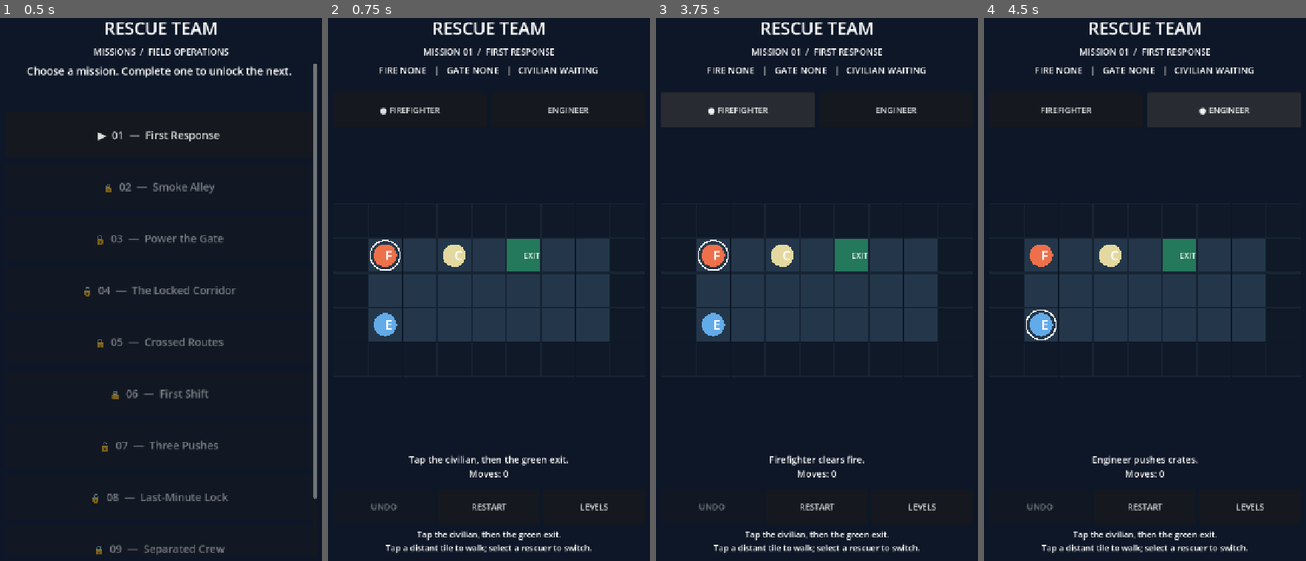
Above: before the commit, frames 1-4 (left to right).
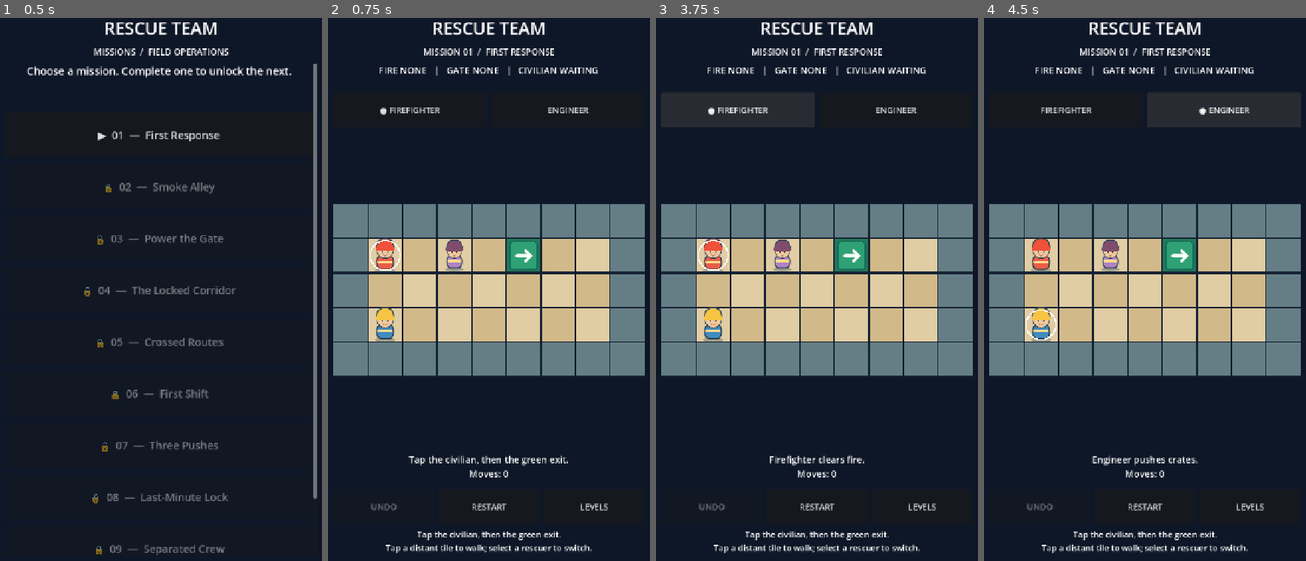
Above: after the commit, the same moments.

Repository: spider-su/rescue-team
Game: Godot game, scene res://scenes/main.tscn
Two runs of this game, one before a commit and one after it. Both use one fixed random seed, a clock stepped at 60 frames per second and the inputs below.
Inputs:
- Up to frame 1 (0.5 s): no input
- Up to frame 2 (0.75 s): click "▶ 01 — First Response" at 0.5 s
- Up to frame 3 (3.75 s): click "RESTART" at 1.25 s; click "RESTART" at 2 s; click "RESTART" at 2.75 s; click "● FIREFIGHTER" at 3.5 s
- Up to frame 4 (4.5 s): click "ENGINEER" at 4.25 s

Frame 1 is identical in both runs. In frame 2, 28% of the frame differs, in the area x 1-99%, y 34-66%; in frame 3, 28%; in frame 4, 28%.

Commit message:
feat(ui): draw original illustrated rescue crew and interactive objects

Diff:
--- /dev/null
+++ b/assets/characters/civilian.svg
@@ -0,0 +1 @@
+<svg xmlns="http://www.w3.org/2000/svg" width="96" height="96" viewBox="0 0 96 96"><ellipse cx="48" cy="86" rx="26" ry="6" fill="#133548" opacity=".3"/><rect x="27" y="48" width="42" height="35" rx="13" fill="#ae83c4" stroke="#293c4e" stroke-width="3"/><path d="M29 64h38" stroke="#ffd98d" stroke-width="6"/><circle cx="48" cy="34" r="21" fill="#f1c99e" stroke="#304455" stroke-width="2"/><path d="M26 29Q27 5 48 5T70 29Z" fill="#814c6c" stroke="#33465a" stroke-width="3"/><rect x="24" y="27" width="48" height="9" rx="4" fill="#814c6c"/><circle cx="41" cy="38" r="2" fill="#2c3645"/><circle cx="55" cy="38" r="2" fill="#2c3645"/><path d="M43 46Q48 50 53 46" fill="none" stroke="#986a63" stroke-width="2"/></svg>
--- /dev/null
+++ b/assets/characters/engineer.svg
@@ -0,0 +1 @@
+<svg xmlns="http://www.w3.org/2000/svg" width="96" height="96" viewBox="0 0 96 96"><ellipse cx="48" cy="86" rx="26" ry="6" fill="#133548" opacity=".3"/><rect x="27" y="48" width="42" height="35" rx="13" fill="#428bbe" stroke="#293c4e" stroke-width="3"/><path d="M29 64h38" stroke="#ffd98d" stroke-width="6"/><circle cx="48" cy="34" r="21" fill="#f1c99e" stroke="#304455" stroke-width="2"/><path d="M26 29Q27 5 48 5T70 29Z" fill="#f6c444" stroke="#33465a" stroke-width="3"/><rect x="24" y="27" width="48" height="9" rx="4" fill="#f6c444"/><circle cx="41" cy="38" r="2" fill="#2c3645"/><circle cx="55" cy="38" r="2" fill="#2c3645"/><path d="M43 46Q48 50 53 46" fill="none" stroke="#986a63" stroke-width="2"/></svg>
--- /dev/null
+++ b/assets/characters/firefighter.svg
@@ -0,0 +1 @@
+<svg xmlns="http://www.w3.org/2000/svg" width="96" height="96" viewBox="0 0 96 96"><ellipse cx="48" cy="86" rx="26" ry="6" fill="#133548" opacity=".3"/><rect x="27" y="48" width="42" height="35" rx="13" fill="#e85e47" stroke="#293c4e" stroke-width="3"/><path d="M29 64h38" stroke="#ffd98d" stroke-width="6"/><circle cx="48" cy="34" r="21" fill="#f1c99e" stroke="#304455" stroke-width="2"/><path d="M26 29Q27 5 48 5T70 29Z" fill="#ef513a" stroke="#33465a" stroke-width="3"/><rect x="24" y="27" width="48" height="9" rx="4" fill="#ef513a"/><circle cx="41" cy="38" r="2" fill="#2c3645"/><circle cx="55" cy="38" r="2" fill="#2c3645"/><path d="M43 46Q48 50 53 46" fill="none" stroke="#986a63" stroke-width="2"/></svg>
--- /dev/null
+++ b/assets/props/crate.svg
@@ -0,0 +1 @@
+<svg xmlns="http://www.w3.org/2000/svg" width="96" height="96" viewBox="0 0 96 96"><rect x="10" y="10" width="76" height="76" rx="8" fill="#a87542" stroke="#61432d" stroke-width="6"/><path d="M22 20L74 77M74 20L22 77" stroke="#e5b67d" stroke-width="9"/></svg>
--- /dev/null
+++ b/assets/props/exit.svg
@@ -0,0 +1 @@
+<svg xmlns="http://www.w3.org/2000/svg" width="96" height="96" viewBox="0 0 96 96"><rect x="10" y="9" width="76" height="78" rx="10" fill="#2fa175" stroke="#166e56" stroke-width="5"/><path d="M29 49H67M54 35L68 49L54 63" fill="none" stroke="white" stroke-width="8" stroke-linecap="round" stroke-linejoin="round"/></svg>
--- /dev/null
+++ b/assets/props/fire.svg
@@ -0,0 +1 @@
+<svg xmlns="http://www.w3.org/2000/svg" width="96" height="96" viewBox="0 0 96 96"><path d="M48 5Q26 31 35 51Q14 70 38 86Q65 101 76 72Q83 51 61 34Q63 54 50 57Q57 28 48 5Z" fill="#ee663c" stroke="#af3836" stroke-width="4"/><path d="M48 48Q29 71 45 81Q65 92 63 71Q60 61 48 48Z" fill="#ffdc70"/></svg>
--- /dev/null
+++ b/assets/props/gate.svg
@@ -0,0 +1 @@
+<svg xmlns="http://www.w3.org/2000/svg" width="96" height="96" viewBox="0 0 96 96"><rect x="17" y="8" width="62" height="80" rx="7" fill="#806a89" stroke="#483b57" stroke-width="5"/><path d="M35 15V80M49 15V80M63 15V80" stroke="#dac0df" stroke-width="7"/></svg>
--- /dev/null
+++ b/assets/props/switch.svg
@@ -0,0 +1 @@
+<svg xmlns="http://www.w3.org/2000/svg" width="96" height="96" viewBox="0 0 96 96"><circle cx="48" cy="48" r="35" fill="#226d94" stroke="#a5e9f3" stroke-width="7"/><circle cx="48" cy="48" r="18" fill="#71d6ee"/></svg>
--- a/scripts/board_view.gd
+++ b/scripts/board_view.gd
@@ -10,6 +10,16 @@
 const WALL = Color("#101927")
 const GRID = Color("#172434")
 const TEXT = Color("#ffffff")
+const ART = {
+	"firefighter": preload("res://assets/characters/firefighter.svg"),
+	"engineer": preload("res://assets/characters/engineer.svg"),
+	"civilian": preload("res://assets/characters/civilian.svg"),
+	"fire": preload("res://assets/props/fire.svg"),
+	"crate": preload("res://assets/props/crate.svg"),
+	"switch": preload("res://assets/props/switch.svg"),
+	"gate": preload("res://assets/props/gate.svg"),
+	"exit": preload("res://assets/props/exit.svg"),
+}
 
 func _ready() -> void:
 	mouse_filter = Control.MOUSE_FILTER_STOP
@@ -35,9 +45,9 @@
 			var cell := Vector2i(x, y)
 			var rect := Rect2(origin + Vector2(x, y) * step + Vector2.ONE, Vector2.ONE * (step - 2.0))
 			var tile: String = level.tile_at(cell)
-			var color := FLOOR
+			var color := Color("#e1cda4") if (x + y) % 2 == 0 else Color("#d2b989")
 			match tile:
-				"wall": color = WALL
+				"wall": color = Color("#657e86")
 				"exit": color = Color("#24785c")
 				"switch": color = Color("#245c92")
 				"gate": color = Color("#923c49")
@@ -46,35 +56,38 @@
 			draw_rect(rect, GRID, false, 1.5)
 			var center := rect.get_center()
 			if tile == "switch":
-				draw_arc(center, step * 0.28, 0.0, TAU, 28, Color("#8dd4ff"), 3.0)
+				_draw_art("switch", center, step)
 			elif tile == "gate":
-				_draw_icon(center, "LOCK", step * 0.24)
+				_draw_art("gate", center, step)
 			elif tile == "open_gate":
 				_draw_icon(center, "OPEN", step * 0.24)
 			elif tile == "exit":
-				_draw_icon(center, "EXIT", step * 0.23)
+				_draw_art("exit", center, step)
 
 	# Route dots make one-tap movement visible before and during animation.
 	for cell in route_preview:
 		var dot: Vector2 = origin + (Vector2(cell) + Vector2(0.5, 0.5)) * step
 		draw_circle(dot, step * 0.11, Color("#afe8ff", 0.70))
 	if level.has_fire and not level.fire_cleared:
-		_draw_marker(level.fire_pos, origin, step, Color("#e86440"), "!", false)
+		_draw_art("fire", origin + (Vector2(level.fire_pos) + Vector2(0.5, 0.5)) * step, step)
 	if level.has_crate:
-		_draw_marker(level.crate_pos, origin, step, Color("#c88a4a"), "BOX", true)
+		_draw_art("crate", origin + (Vector2(level.crate_pos) + Vector2(0.5, 0.5)) * step, step)
 	if level.carrying_role.is_empty() and not level.rescued:
-		_draw_marker(level.civilian_pos, origin, step, Color("#e3d9a0"), "C", false)
+		_draw_art("civilian", origin + (Vector2(level.civilian_pos) + Vector2(0.5, 0.5)) * step, step)
 	for role in [level.FIREFIGHTER, level.ENGINEER]:
 		var color := Color("#ed704b") if role == level.FIREFIGHTER else Color("#62abe9")
 		var symbol := "F" if role == level.FIREFIGHTER else "E"
 		var marker_pos: Vector2 = animated_position if animated_role == role else Vector2(level.positions[role])
-		_draw_marker(marker_pos, origin, step, color, symbol, false)
+		_draw_art(role, origin + (marker_pos + Vector2(0.5, 0.5)) * step, step * 1.1)
 		if level.selected == role:
 			var center: Vector2 = origin + (marker_pos + Vector2(0.5, 0.5)) * step
 			draw_arc(center, step * 0.43, 0.0, TAU, 32, Color.WHITE, 3.0)
 		if level.carrying_role == role:
 			var carrier_center: Vector2 = origin + (marker_pos + Vector2(0.5, 0.5)) * step
-			draw_circle(carrier_center + Vector2(step * 0.23, -step * 0.23), step * 0.13, Color("#e3d9a0"))
+			_draw_art("civilian", carrier_center + Vector2(step * 0.23, -step * 0.23), step * 0.5)
+
+func _draw_art(name: String, center: Vector2, side: float) -> void:
+	draw_texture_rect(ART[name], Rect2(center - Vector2.ONE * side / 2.0, Vector2.ONE * side), false)
 
 func _draw_marker(cell: Vector2, origin: Vector2, step: float, color: Color, symbol: String, is_box: bool) -> void:
 	var center := origin + (Vector2(cell) + Vector2(0.5, 0.5)) * step
